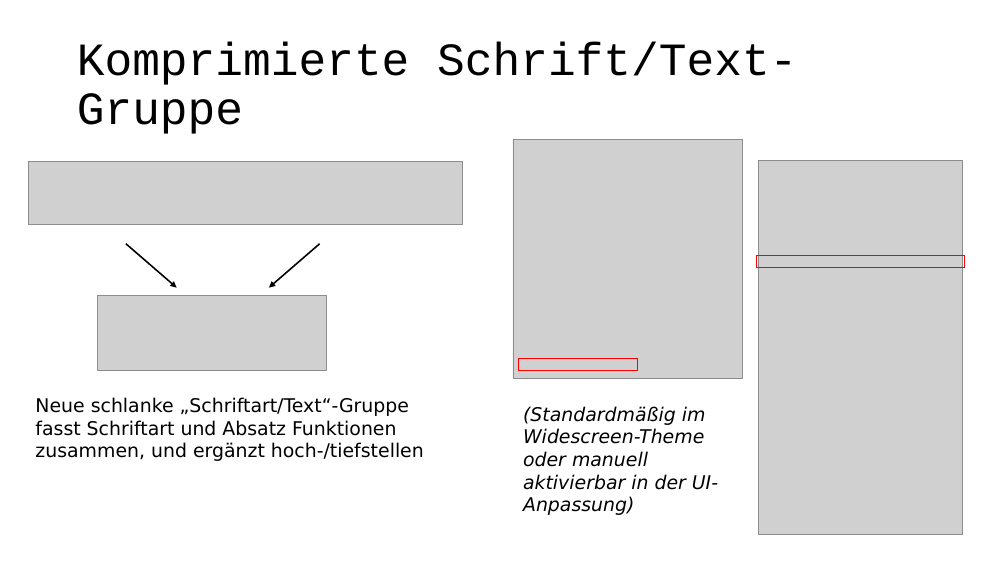
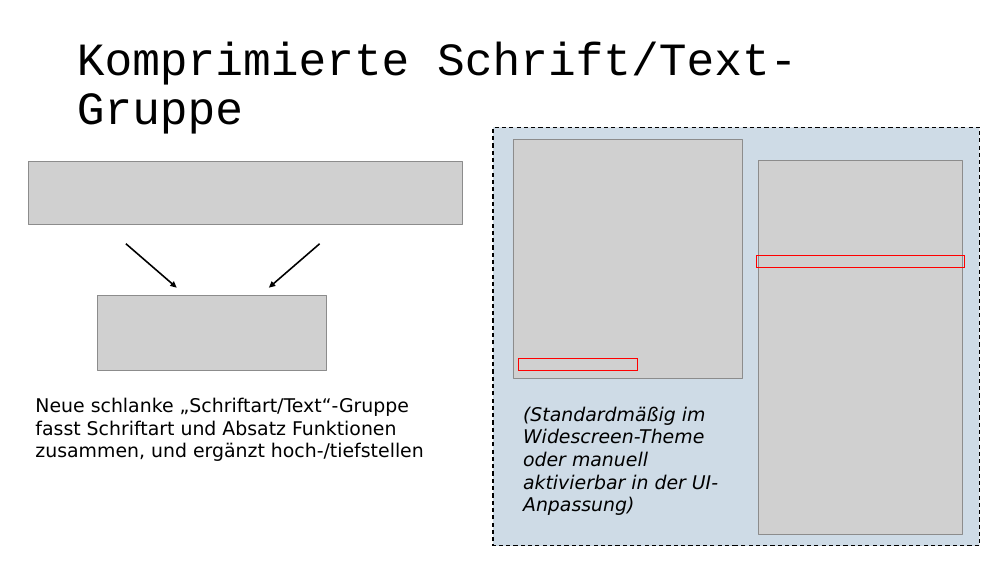
Before and after one commit to pyro-team/bkt-toolbox, a slide deck: slide 7 of documentation/Changelog.pptx (slide 9 before the commit). Drawn at 1008x567 pixels with LibreOffice and Linux fonts; fonts in the diff are those of the drawing; grey boxes stand for pictures. Boxes give left, top, right and bottom in pixels: in the first picture for what was removed or moved away, otherwise in the second. Text is boxed around its words. In the diff, an @@ line names an element or a change of style, - is before the commit and + after.

```diff
--- a/documentation/Changelog.pptx
+++ b/documentation/Changelog.pptx
@@ rectangle added at box(493, 127, 980, 546), fill #CEDBE6, outline #000000 1 pt dashed @@
```
Also in this commit, not shown: 2 other slides changed, 1 slide added, 3 slides removed.
